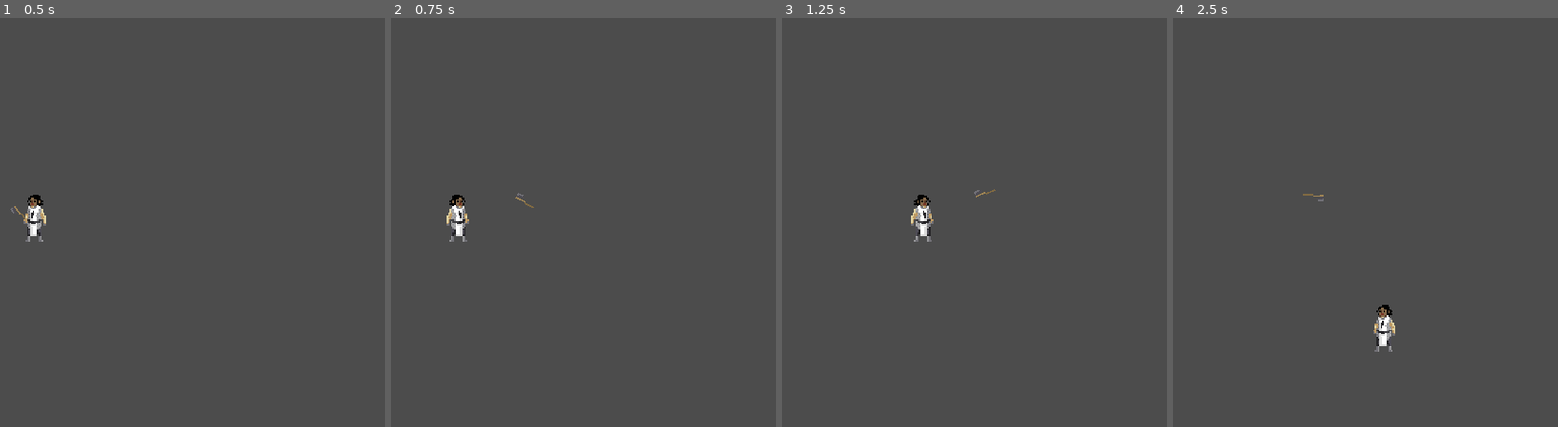
Above: before the commit, frames 1-4 (left to right).
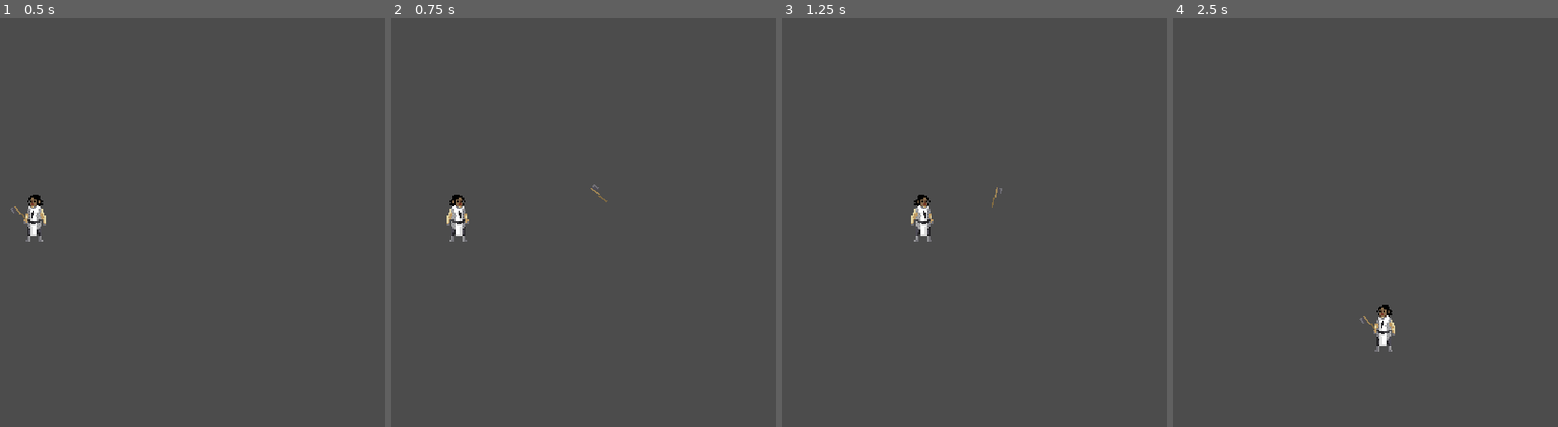
Above: after the commit, the same moments.

Repository: JillyMan/killer-in-london
Game: Godot game, scene res://src/Main.tscn
Two runs of this game, one before a commit and one after it. Both use one fixed random seed, a clock stepped at 60 frames per second and the inputs below.
Inputs (mouse positions are in pixels of both pictures, inside the frame that each line leads up to):
- Up to frame 1 (0.5 s): no input
- Up to frame 2 (0.75 s): tap Enter at 0.5 s; move the mouse to (606, 193) at 0.52 s; hold D (player_move_right) from 0.53 s (still down); right-click (606, 193) at 0.6 s
- Up to frame 3 (1.25 s): keep holding D (player_move_right)
- Up to frame 4 (2.5 s): move the mouse to (outside the picture) at 1.27 s; release D (player_move_right) at 1.28 s; hold S (player_move_down) 1.28-2.03 s; click (outside the picture) at 1.35 s; right-click (outside the picture) at 1.55 s; move the mouse to (1300, 124) at 2.02 s; hold D (player_move_right) from 2.03 s (still down); right-click (1300, 124) at 2.1 s

Frame 1 is identical in both runs. In frame 2, less than 0.1% of the frame differs, in the area x 32-57%, y 40-47%; in frame 3, less than 0.1%; in frame 4, less than 0.1%.

Commit message:
add kd to axe throw

Diff:
--- a/killer-in-london/src/entities/characters/player/Player.gd
+++ b/killer-in-london/src/entities/characters/player/Player.gd
@@ -2,13 +2,16 @@
 
 export var speed: float = 100.0
 export var dash_speed: float = 50.0
+export var throw_kd : float = 1
 
 onready var axe = $AnimationTransorm/WeaponPosition/Axe
 onready var start_transform = axe.transform
 onready var weapon_position = $AnimationTransorm/WeaponPosition
+onready var timer = $Timer
 
 var with_axe : bool = true
 var is_coming_axe : bool = false
+var kd_is_over : bool = true
 
 func _ready():
 	axe.connect("on_weapon_returned", self, "_on_weapon_returned")
@@ -44,8 +47,9 @@
 func _on_weapon_returned():
 	assert(not with_axe and is_coming_axe)
 	_attach_weapon(axe)
+	with_axe = true
 	is_coming_axe = false
-	with_axe = true
+	timer.start(throw_kd)
 	pass
 
 func _check_mouse(delta):
@@ -55,9 +59,11 @@
 		if Input.is_action_just_released("mouse_attack"):
 			axe.rotate(-PI/2)
 
+	print(timer.time_left)
 	if Input.is_action_just_pressed("mouse_throw_weapon"):
 		if with_axe:
-			_throw_weapon(get_global_mouse_position())
+			if timer.time_left == 0:
+				_throw_weapon(get_global_mouse_position())
 		elif not is_coming_axe:
 			_return_weapon()
 	pass
--- a/killer-in-london/src/entities/characters/player/Player.tscn
+++ b/killer-in-london/src/entities/characters/player/Player.tscn
@@ -20,6 +20,7 @@
 [node name="Axe" parent="AnimationTransorm/WeaponPosition" instance=ExtResource( 3 )]
 position = Vector2( 3.07733, -5.42314 )
 rotation = 2.18937
+comeback_speed = 2000.0
 
 [node name="Sprite" type="Sprite" parent="AnimationTransorm"]
 position = Vector2( 0.309128, -16.204 )
@@ -30,3 +31,6 @@
 [node name="CollisionShape2D" type="CollisionShape2D" parent="."]
 position = Vector2( 1.06862, -1.19375 )
 shape = SubResource( 1 )
+
+[node name="Timer" type="Timer" parent="."]
+one_shot = true
--- a/killer-in-london/src/entities/environment/weapon/axe/Axe.tscn
+++ b/killer-in-london/src/entities/environment/weapon/axe/Axe.tscn
@@ -14,6 +14,7 @@
 position = Vector2( 0.0897446, 0 )
 rotation = -0.00618112
 script = ExtResource( 2 )
+max_throw_distance = 1000.0
 
 [node name="CollisionShape2D" type="CollisionShape2D" parent="."]
 position = Vector2( 1.29635, -3.07684 )
--- a/killer-in-london/src/levels/character_test_scene/CharacterTest.tscn
+++ b/killer-in-london/src/levels/character_test_scene/CharacterTest.tscn
@@ -96,6 +96,7 @@
 position = Vector2( 243.274, 149.801 )
 collision_layer = 6
 collision_mask = 6
+throw_kd = 1.0
 
 [node name="Camera2D" type="Camera2D" parent="Player"]
 current = true
